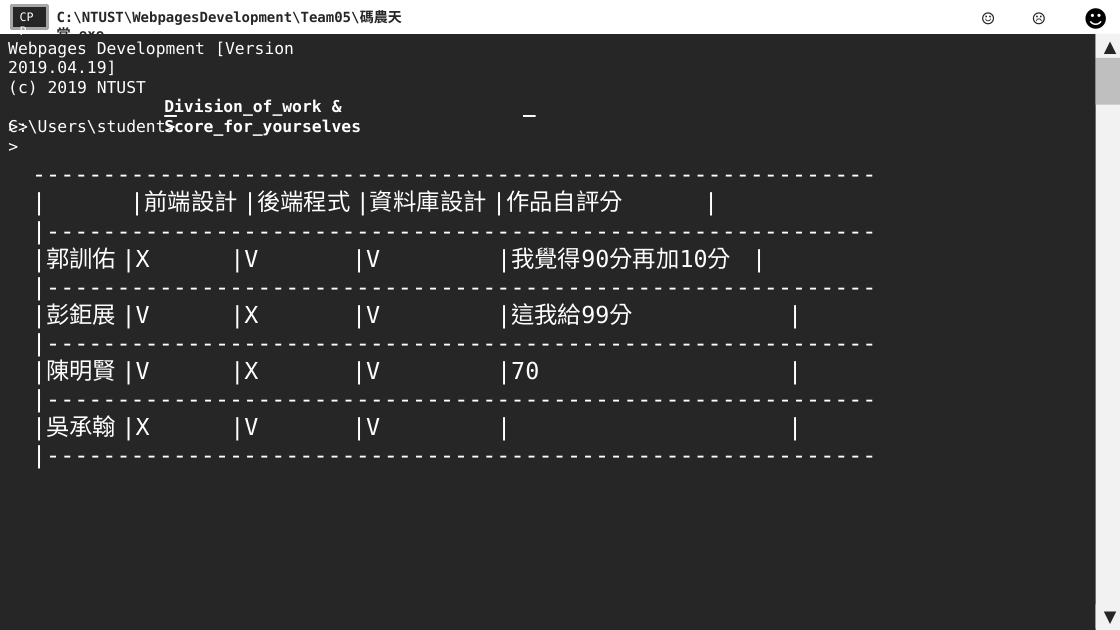
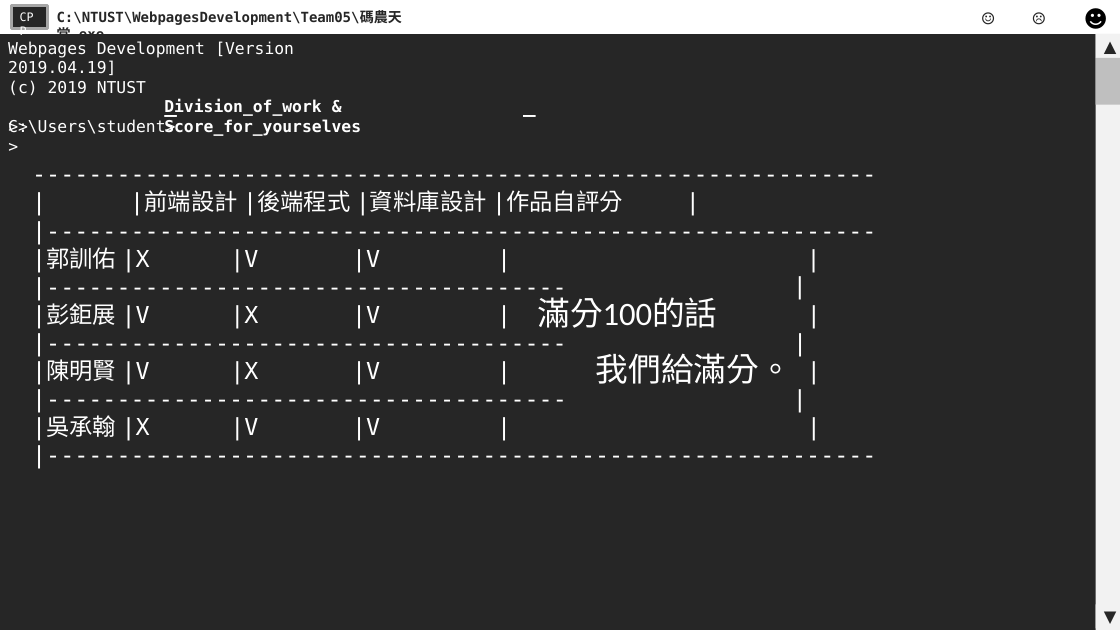
Before and after one commit to NTUST/108-team5, a slide deck: slide 14 of 期末報告第五組.pptx. Drawn at 1120x630 pixels with LibreOffice and Linux fonts; fonts in the diff are those of the drawing. Boxes give left, top, right and bottom in pixels: in the first picture for what was removed or moved away, otherwise in the second. Text is boxed around its words. In the diff, an @@ line names an element or a change of style, - is before the commit and + after.

Commit message:
final

```diff
--- a/期末報告第五組.pptx
+++ b/期末報告第五組.pptx
@@ text at (32,247,511,384): text changed @@
-|郭訓佑 |X端設計 |V後端程式|V資料庫設計|我覺得90分再加10分 |
-|-----------------------------------------------------------
-|彭鉅展 |V端設計 |X後端程式|V資料庫設計|這我給99分 |
-|-----------------------------------------------------------
-|陳明賢 |V端設計 |X後端程式|V資料庫設計|70 |
-|-----------------------------------------------------------
+|郭訓佑 |X端設計 |V後端程式|V資料庫設計| |
+|-------------------------------------
+|彭鉅展 |V端設計 |X後端程式|V資料庫設計| |
+|-------------------------------------
+|陳明賢 |V端設計 |X後端程式|V資料庫設計| |
+|-------------------------------------
@@ text added at (785,267,815,304), 20 pt, text #FFFFFF @@
+|
@@ text added at (537,297,792,384), 28 pt, text #FFFFFF @@
+滿分100的話
+我們給滿分。
@@ text added at (785,324,815,361), 20 pt, text #FFFFFF @@
+|
@@ text added at (785,380,815,417), 20 pt, text #FFFFFF @@
+|
```
Also in this commit, not shown: 1 other slide changed.
